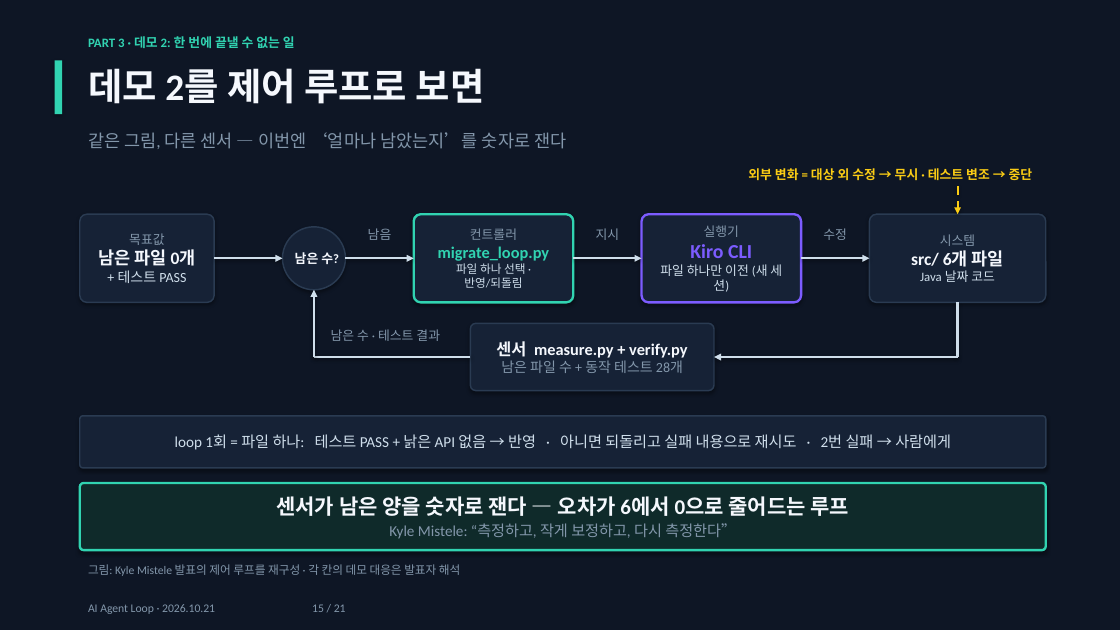
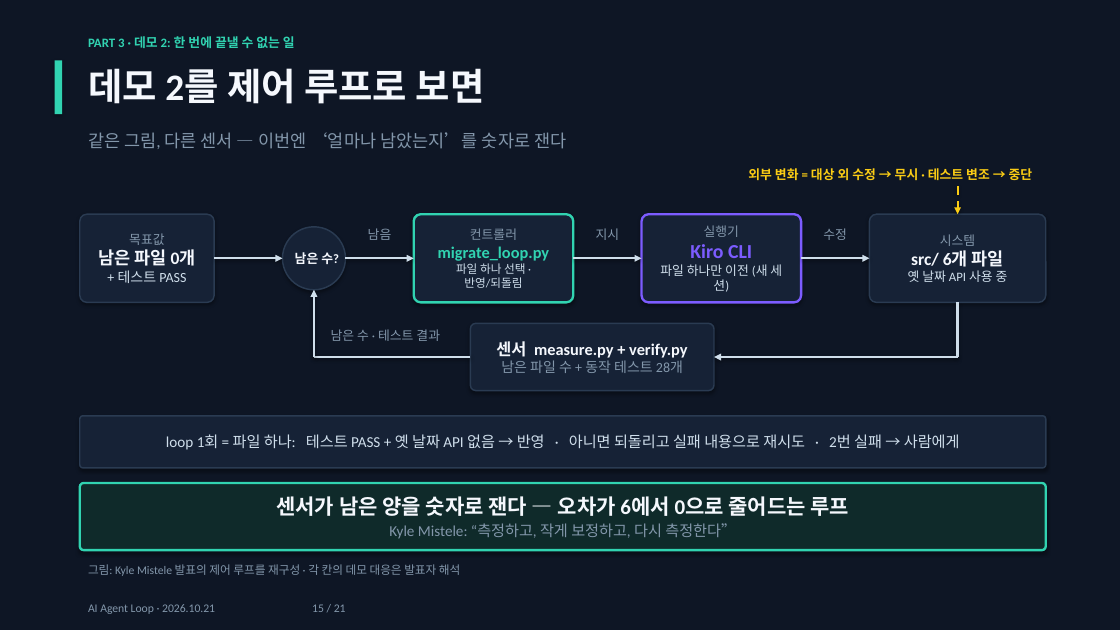
Before and after one commit to jaewon-i/kiro-agent-loop-demo, a slide deck: slide 15 of docs/AI_Agent_Loop.pptx. Drawn at 1120x630 pixels with LibreOffice and Linux fonts; fonts in the diff are those of the drawing. Boxes give left, top, right and bottom in pixels: in the first picture for what was removed or moved away, otherwise in the second. Text is boxed around its words. In the diff, an @@ line names an element or a change of style, - is before the commit and + after.

```diff
--- a/docs/AI_Agent_Loop.pptx
+++ b/docs/AI_Agent_Loop.pptx
@@ text in rounded rectangle at (x1=908, y1=270, x2=1008, y2=282): text changed @@
-Java 날짜 코드
+옛 날짜 API 사용 중
@@ text in rounded rectangle at (x1=166, y1=434, x2=960, y2=450): text changed @@
-loop 1회 = 파일 하나: 테스트 PASS + 낡은 API 없음 → 반영 · 아니면 되돌리고 실패 내용으로 재시도 · 2번 실패 → 사람에게
+loop 1회 = 파일 하나: 테스트 PASS + 옛 날짜 API 없음 → 반영 · 아니면 되돌리고 실패 내용으로 재시도 · 2번 실패 → 사람에게
```
Also in this commit, not shown: 1 other slide changed, 2 other files.
